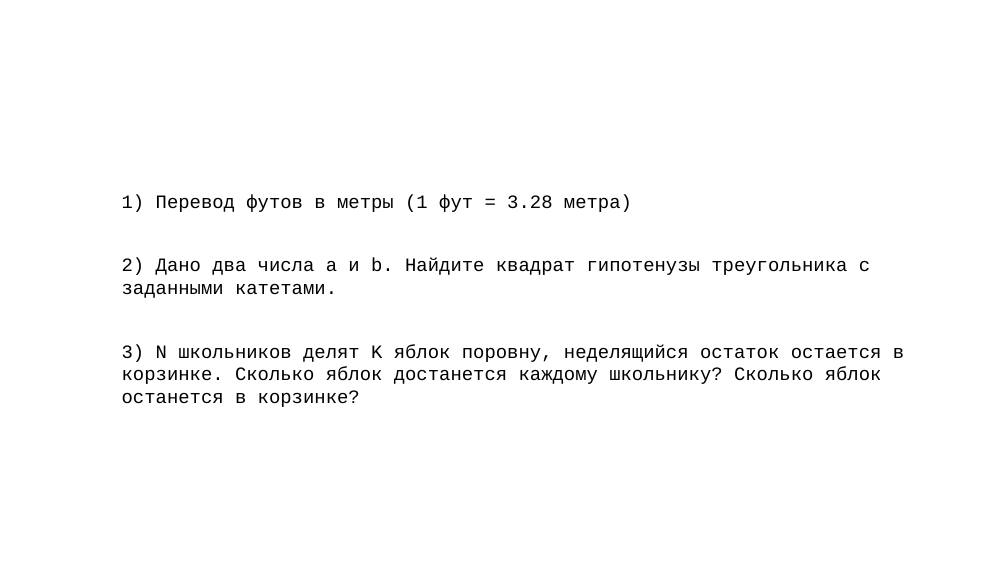
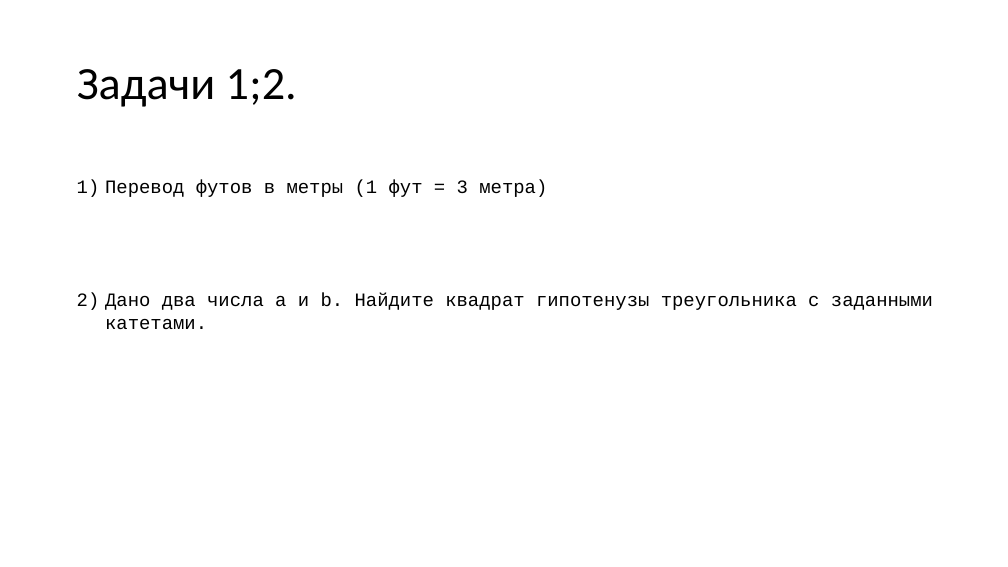
Before and after one commit to Klapeyron5/C-lessons-for-schoolchild-beginners, a slide deck: slide 2 of Урок 2/Урок 2.pptx. Drawn at 1008x567 pixels with LibreOffice and Linux fonts; fonts in the diff are those of the drawing. Boxes give left, top, right and bottom in pixels: in the first picture for what was removed or moved away, otherwise in the second. Text is boxed around its words. In the diff, an @@ line names an element or a change of style, - is before the commit and + after.

```diff
--- a/Урок 2/Урок 2.pptx
+++ b/Урок 2/Урок 2.pptx
@@ title added at (77,69,297,107), 44 pt, text #000000 @@
+Задачи 1;2.
@@ text at (105,179,933,330): text changed @@
-2) Дано два числа a и b. Найдите квадрат гипотенузы треугольника с заданными катетами.
+1) Перевод футов в метры (1 фут = 3 метра)
+2) Дано два числа a и b. Найдите квадрат гипотенузы треугольника с заданными катетами.
@@ text removed at (122,195,632,212) @@
-1) Перевод футов в метры (1 фут = 3.28 метра)
@@ text removed at (122,344,904,407) @@
-3) N школьников делят K яблок поровну, неделящийся остаток остается в корзинке. Сколько яблок достанется каждому школьнику? Сколько яблок останется в корзинке?
```
Also in this commit, not shown: 4 slides added, 2 slides removed, 3 other files.
